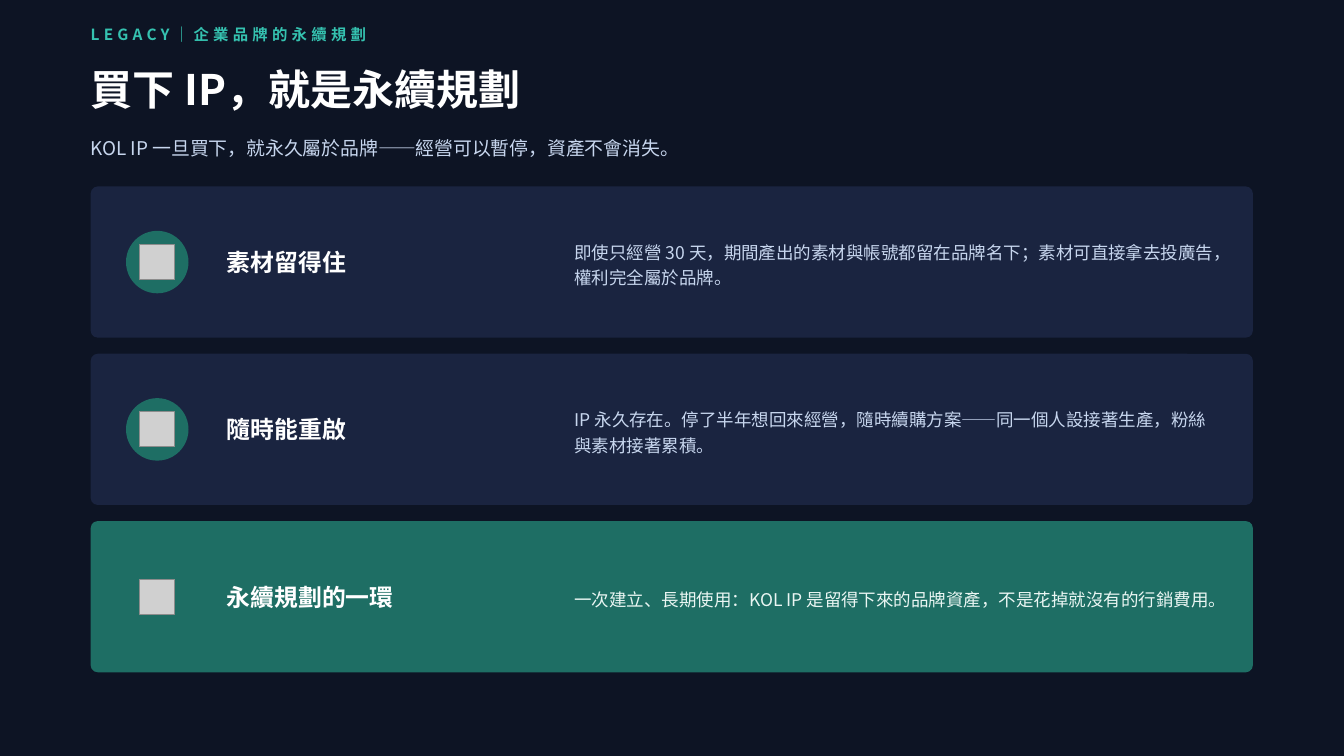
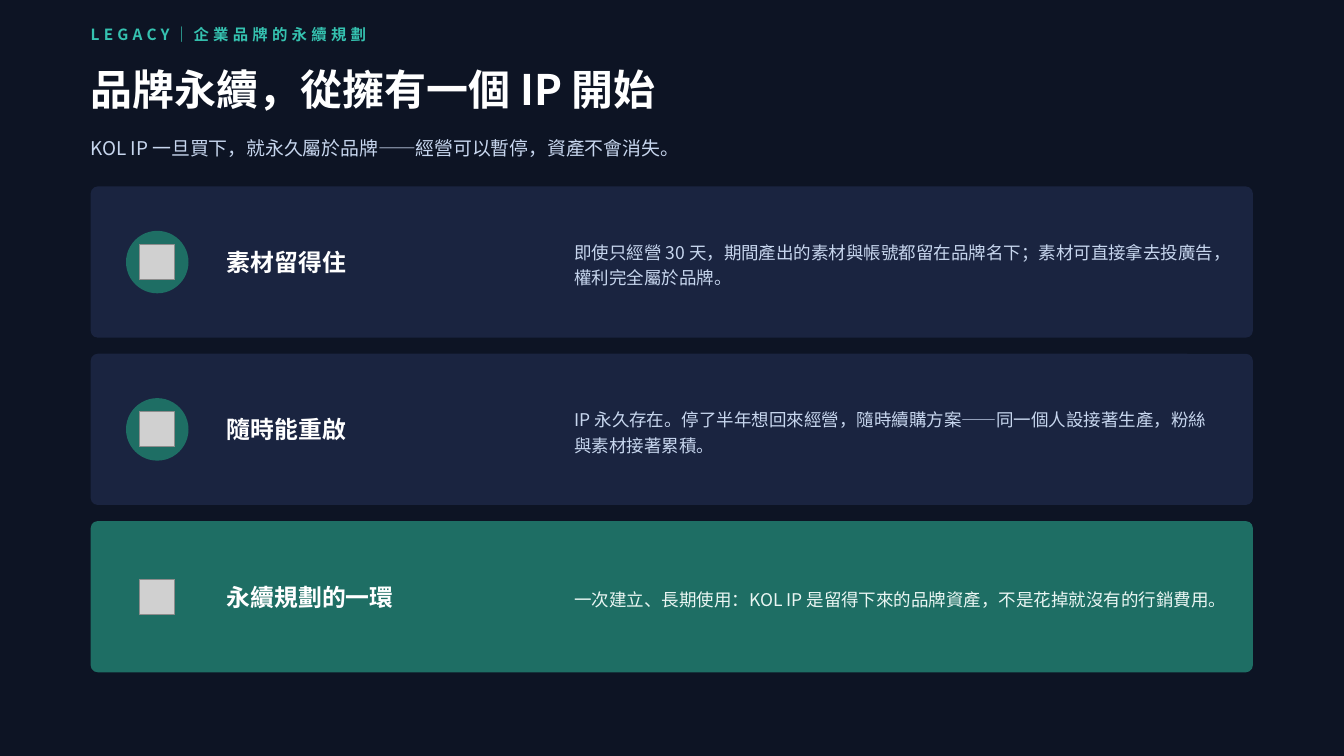
Before and after one commit to pennyhuang-oss/Virtual_KOL_Studio, a slide deck: slide 3 of business/數位人KOL-對外提案簡報.pptx. Drawn at 1344x756 pixels with LibreOffice and Linux fonts; fonts in the diff are those of the drawing; grey boxes stand for pictures. Boxes give left, top, right and bottom in pixels: in the first picture for what was removed or moved away, otherwise in the second. Text is boxed around its words. In the diff, an @@ line names an element or a change of style, - is before the commit and + after.

```diff
--- a/business/數位人KOL-對外提案簡報.pptx
+++ b/business/數位人KOL-對外提案簡報.pptx
@@ text at [91, 69, 656, 111]: text changed @@
-買下 IP，就是永續規劃
+品牌永續，從擁有一個 IP 開始
```
Also in this commit, not shown: 4 other slides changed.
